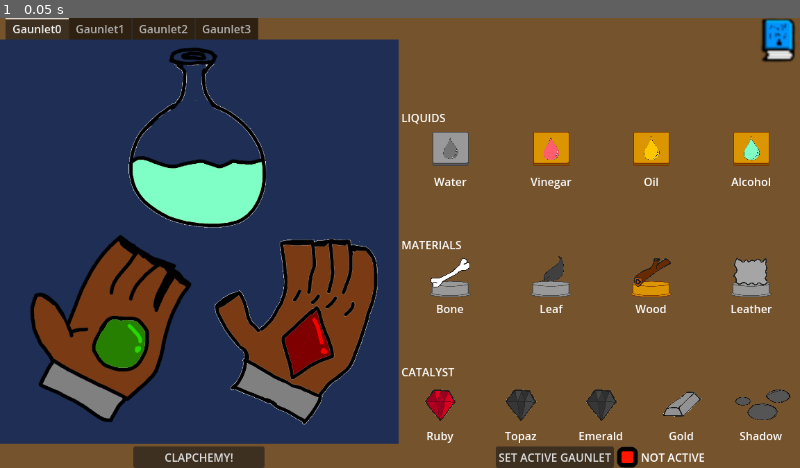
Above: before the commit, frame 1.
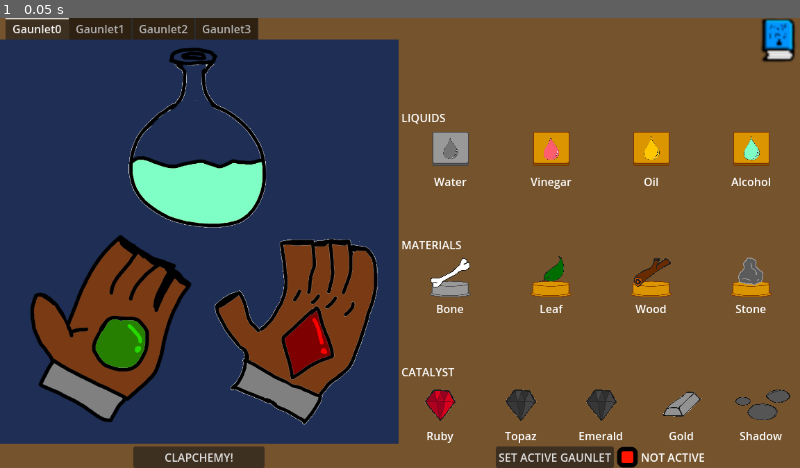
Above: after the commit, the same moment.

Repository: Gurkgamer/PirateSoftware_SummerJam_2024
Game: Godot game, scene res://Scenes/CanvasLayers/AlchemyMenu/alchemy_menu.tscn
The game is run twice, just before and just after one commit, with the same random seed, the same clock (stepped at 60 frames per second) and the same inputs. This scene is started directly instead of the project's main scene.
Inputs:
- Up to frame 1 (0.05 s): no input

The runs differ from the first frame. In frame 1, 0.6% of the frame differs, in the area x 66-97%, y 53-66%.
Error in both runs: Invalid access to property or key 'gaunlet_changed' on a base object of type 'null instance'. (res://Scripts/game_manager.gd:34)

Commit message:
Mas magias

Diff:
--- a/Scenes/AlchemySpells/FireBall/fire_ball.tscn
+++ b/Scenes/AlchemySpells/FireBall/fire_ball.tscn
@@ -7,7 +7,7 @@
 [sub_resource type="CircleShape2D" id="CircleShape2D_6mqkk"]
 radius = 42.107
 
-[node name="Fireball" type="Node2D"]
+[node name="Fireball" type="Node2D" groups=["AttackSpell"]]
 scale = Vector2(0.5, 0.5)
 script = ExtResource("1_kylgu")
 
--- /dev/null
+++ b/Scenes/AlchemySpells/Hardball/Scripts/hardball.gd
@@ -0,0 +1,52 @@
+extends CharacterBody2D
+
+var cooldown = 1.5
+var spell_direction : Vector2
+var ball_speed : float = 500.0
+const HARDBALL = preload("res://Scenes/AlchemySpells/Hardball/hardball.tscn")
+var family_tree := 0
+var player
+var damage = 4
+
+func initialize(p_player : CharacterBody2D, mouse_direction : Vector2) -> void:
+	spell_direction = mouse_direction
+	player = p_player
+	global_position = player.global_position + mouse_direction * 20
+
+# Called when the node enters the scene tree for the first time.
+func _ready() -> void:
+	damage = damage / (family_tree + 1)
+
+# Called every frame. 'delta' is the elapsed time since the previous frame.
+func _process(delta: float) -> void:
+	velocity = ball_speed * spell_direction
+	move_and_slide()
+
+
+func _on_area_2d_body_entered(body: Node2D) -> void:
+	if body.name== "Player": return
+
+	if body.is_in_group("Enemy"):
+		body.take_damage(damage)
+		queue_free()
+
+	if family_tree < 2 :
+		family_tree+=1
+		spell_direction = spell_direction.bounce(spell_direction.normalized())
+		var new_ball_1 : CharacterBody2D = HARDBALL.instantiate()
+		var new_ball_2 : CharacterBody2D = HARDBALL.instantiate()
+		#TODO -> Esto no vota 100% bien si la velocidad no es alta, mirar a ver si en el inicialize se puede hacer algo
+		var new_direction_positive = spell_direction.rotated(deg_to_rad(45))
+		var new_direction_negative = spell_direction.rotated(deg_to_rad(-45))
+		new_ball_1.initialize(self, new_direction_positive)
+		new_ball_2.initialize(self, new_direction_negative)
+		new_ball_1.set_family_value(family_tree)
+		new_ball_2.set_family_value(family_tree)
+		new_ball_1.scale = self.scale / 1.5
+		new_ball_2.scale = self.scale / 1.5
+		get_tree().root.add_child.call_deferred(new_ball_1)
+		get_tree().root.add_child.call_deferred(new_ball_2)
+	queue_free()
+
+func set_family_value(value : int) -> void:
+	family_tree = value
--- /dev/null
+++ b/Scenes/AlchemySpells/Hardball/hardball.tscn
@@ -0,0 +1,20 @@
+[gd_scene load_steps=4 format=3 uid="uid://iyemvmetnhjw"]
+
+[ext_resource type="Texture2D" uid="uid://c5lyo450csvf0" path="res://Scenes/AlchemySpells/Hardball/Images/hardball.png" id="1_cid3t"]
+[ext_resource type="Script" path="res://Scenes/AlchemySpells/Hardball/Scripts/hardball.gd" id="1_n0rrb"]
+
+[sub_resource type="CircleShape2D" id="CircleShape2D_ojrte"]
+radius = 13.0
+
+[node name="Hardball" type="CharacterBody2D" groups=["AttackSpell"]]
+script = ExtResource("1_n0rrb")
+
+[node name="Sprite2D" type="Sprite2D" parent="."]
+texture = ExtResource("1_cid3t")
+
+[node name="Area2D" type="Area2D" parent="."]
+
+[node name="CollisionShape2D" type="CollisionShape2D" parent="Area2D"]
+shape = SubResource("CircleShape2D_ojrte")
+
+[connection signal="body_entered" from="Area2D" to="." method="_on_area_2d_body_entered"]
--- /dev/null
+++ b/Scenes/AlchemySpells/Healthstem/Scripts/healthstem.gd
@@ -0,0 +1,27 @@
+extends Node2D
+
+var player
+var cooldown = 12
+@onready var healing_timer: Timer = %HealingTimer
+
+func _ready()->void:
+	%DieTimer.start()
+
+func initialize(p_player : CharacterBody2D, mouse_direction : Vector2):
+	global_position = p_player.global_position
+	player = p_player
+
+func _on_area_2d_body_entered(body: Node2D) -> void:
+	if body.name == "Player" and %HealingTimer.is_stopped():
+		%HealingTimer.start()
+
+func _on_healing_timer_timeout() -> void:
+	player.take_health(10)
+
+func _on_die_timer_timeout() -> void:
+	%HealingTimer.stop()
+	queue_free()
+
+func _on_area_2d_body_exited(body: Node2D) -> void:
+	if healing_timer:
+		healing_timer.stop()
--- /dev/null
+++ b/Scenes/AlchemySpells/Healthstem/healthstem.tscn
@@ -0,0 +1,54 @@
+[gd_scene load_steps=7 format=3 uid="uid://qouj7jvsqxlx"]
+
+[ext_resource type="Texture2D" uid="uid://dmb82aek2p80i" path="res://Scenes/AlchemySpells/Healthstem/Images/healthstem_zone.png" id="1_3apxb"]
+[ext_resource type="Script" path="res://Scenes/AlchemySpells/Healthstem/Scripts/healthstem.gd" id="1_kvhja"]
+[ext_resource type="Texture2D" uid="uid://d31wi132yi7wa" path="res://Scenes/AlchemySpells/Healthstem/Images/healthstem.png" id="2_0pp15"]
+[ext_resource type="Texture2D" uid="uid://s81fxvkc8adb" path="res://Scenes/AlchemySpells/Healthstem/Images/health_particle.png" id="3_0oal2"]
+
+[sub_resource type="Gradient" id="Gradient_f1jp6"]
+offsets = PackedFloat32Array(0, 0.354571, 1)
+colors = PackedColorArray(1, 1, 1, 1, 1, 1, 1, 1, 0, 0, 0, 0)
+
+[sub_resource type="CapsuleShape2D" id="CapsuleShape2D_cydgm"]
+radius = 13.9999
+height = 130.006
+
+[node name="Healthstem" type="Node2D"]
+script = ExtResource("1_kvhja")
+
+[node name="Sprite2D2" type="Sprite2D" parent="."]
+position = Vector2(0, 5)
+texture = ExtResource("1_3apxb")
+
+[node name="Sprite2D" type="Sprite2D" parent="."]
+texture = ExtResource("2_0pp15")
+
+[node name="CPUParticles2D" type="CPUParticles2D" parent="."]
+position = Vector2(2, 27)
+amount = 2
+texture = ExtResource("3_0oal2")
+emission_shape = 3
+emission_rect_extents = Vector2(66.815, 0)
+gravity = Vector2(0, -100)
+scale_amount_min = 0.2
+scale_amount_max = 0.5
+color_ramp = SubResource("Gradient_f1jp6")
+
+[node name="Area2D" type="Area2D" parent="."]
+
+[node name="CollisionShape2D" type="CollisionShape2D" parent="Area2D"]
+position = Vector2(0, 23)
+rotation = 1.56734
+shape = SubResource("CapsuleShape2D_cydgm")
+
+[node name="DieTimer" type="Timer" parent="."]
+unique_name_in_owner = true
+wait_time = 5.0
+
+[node name="HealingTimer" type="Timer" parent="."]
+unique_name_in_owner = true
+
+[connection signal="body_entered" from="Area2D" to="." method="_on_area_2d_body_entered"]
+[connection signal="body_exited" from="Area2D" to="." method="_on_area_2d_body_exited"]
+[connection signal="timeout" from="DieTimer" to="." method="_on_die_timer_timeout"]
+[connection signal="timeout" from="HealingTimer" to="." method="_on_healing_timer_timeout"]
--- a/Scenes/CanvasLayers/AlchemyMenu/Scripts/alchemy_menu.gd
+++ b/Scenes/CanvasLayers/AlchemyMenu/Scripts/alchemy_menu.gd
@@ -20,9 +20,9 @@
 	"oil" : true,
 	"alcohol" : true,
 	"bone" : false,
-	"leaf" : false,
+	"leaf" : true,
 	"wood" : true,
-	"leather" : false,
+	"leather" : true,
 	"ruby" : true,
 	"topaz" : false,
 	"emerald" : false,
@@ -340,9 +340,7 @@
 	tween.tween_property(formula_notebook, "global_position:x", viewport_size.x / 2 ,0.1)
 
 func _on_return_from_notebook_entries():
-	#FIXME -> Al cerrar el menu de alquimia, este se queda en pantalla a mitad de camino. mirar causa ya arreglar
 	var viewport_size = get_viewport().get_visible_rect().size
-	#formula_notebook.global_position.x = viewport_size.x
 	var tween = create_tween()
 	tween.tween_property(formula_notebook, "global_position:x", viewport_size.x, 0.1)
 	return tween
--- a/Scenes/CanvasLayers/AlchemyMenu/alchemy_menu.tscn
+++ b/Scenes/CanvasLayers/AlchemyMenu/alchemy_menu.tscn
@@ -523,7 +523,7 @@
 
 [node name="LeatherLabel" type="Label" parent="HBoxContainer/AlchemyContainer/SolidContainer"]
 layout_mode = 2
-text = "Leather"
+text = "Stone"
 horizontal_alignment = 1
 
 [node name="CatalystLabel" type="Label" parent="HBoxContainer/AlchemyContainer"]
--- a/Scenes/Enemies/Tree/Scripts/tree.gd
+++ b/Scenes/Enemies/Tree/Scripts/tree.gd
@@ -3,11 +3,8 @@
 const LEAFS = preload("res://Scenes/Enemies/Tree/leafs.tscn")
 
 func _on_area_2d_body_entered(body: Node2D) -> void:
-	print("hello " + body.name)
 	if body.name == "Fireball":
 		queue_free()
-		#TODO -> Drop de hoja
-
 
 func _on_area_2d_area_entered(area: Area2D) -> void:
 	if area.name == "Fireball":
--- a/Scenes/Player/Scripts/player.gd
+++ b/Scenes/Player/Scripts/player.gd
@@ -5,7 +5,12 @@
 @onready var body_sprite: AnimatedSprite2D = %BodySprite
 @onready var hand_sprite: AnimatedSprite2D = $HandSprite
 
-var health : int = 100
+var health : int = 100 :
+	get:
+		return health
+	set (value):
+		health = clamp(value, 0, 100)
+		health_change.emit(health)
 const SPEED = 300.0
 var spell_scene : PackedScene
 var knockback_strength : float = 10
@@ -64,10 +69,13 @@
 func set_spell(spell : PackedScene) -> void:
 	spell_scene = spell
 
+func take_health(quantity : int) -> void:
+	print("Healing")
+	health += quantity
+
 func take_damage(quantity : int, reason) -> void:
 	if !shield_up :
 		health -= quantity
-		health_change.emit(health)
 	knockback(reason)
 
 func knockback(body_hit) -> void:
--- a/Scripts/game_manager.gd
+++ b/Scripts/game_manager.gd
@@ -143,14 +143,14 @@
 	Vector3(3,0,0): "Unassigned300",
 	Vector3(0,1,0): "Unassigned010",
 	Vector3(1,1,0): "Unassigned110",
-	Vector3(2,1,0): "Unassigned210", # Arbol que cura
+	Vector3(2,1,0): {"name" : "Healthstem", "scene":preload("res://Scenes/AlchemySpells/Healthstem/healthstem.tscn"), "icon": preload("res://Scenes/AlchemySpells/Healthstem/Images/healthstem_icon.png")}, # Arbol que cura
 	Vector3(3,1,0): {"name": "Ivystream", "scene":preload("res://Scenes/AlchemySpells/Ivystream/ivystream.tscn"), "icon": preload("res://Scenes/AlchemySpells/Ivystream/Images/ivystream_icon.png")},
 	Vector3(0,2,0): "Unassigned020", # Vapor - FieldSkill - Steam like puzzles?
 	Vector3(1,2,0): {"name":"Fireshield", "scene":preload("res://Scenes/AlchemySpells/Fireshield/fireshield.tscn"), "icon":preload("res://Scenes/AlchemySpells/Fireshield/Images/fireshield_icon.png")}, # FireShield - Defensive - Fire attack protection
 	Vector3(2,2,0): {"name": "Bonfire", "scene" : preload("res://Scenes/AlchemySpells/BonFire/bonfire.tscn"), "icon" : preload("res://Scenes/AlchemySpells/BonFire/Images/bonfire_icon.png")}, # FieldSkill - Increases level brigthness
 	Vector3(3,2,0): {"name": "Fireball", "scene" : preload("res://Scenes/AlchemySpells/FireBall/fire_ball.tscn"), "icon" : preload("res://Scenes/AlchemySpells/FireBall/Images/fireball_icon.png")}, # Offensive
 	Vector3(0,3,0): "Unassigned030",
-	Vector3(1,3,0): "Unassigned130",
+	Vector3(1,3,0): {"name":"Hardball", "scene":preload("res://Scenes/AlchemySpells/Hardball/hardball.tscn"), "icon":preload("res://Scenes/AlchemySpells/Hardball/Images/hardball_icon.png")}, #HardBall
 	Vector3(2,3,0): "Unassigned230",
 	Vector3(3,3,0): "Unassigned330",
 	# X-X-1 -> Topaz
--- a/project.godot
+++ b/project.godot
@@ -49,6 +49,7 @@
 BonFire=""
 Shadow=""
 Enemy=""
+AttackSpell=""
 
 [input]
 
Binary file removed: NVIDIA_Overlay_IKDcvsQpkT.png
Binary file added: Scenes/AlchemySpells/Hardball/Images/hardball.png
Not shown, changed: Scenes/AlchemySpells/Hardball/Images/hardball.png.import
Binary file added: Scenes/AlchemySpells/Hardball/Images/hardball_icon.png
Not shown, added: Scenes/AlchemySpells/Hardball/Images/hardball_icon.png.import
Binary file added: Scenes/AlchemySpells/Healthstem/Images/health_particle.png
Not shown, added: Scenes/AlchemySpells/Healthstem/Images/health_particle.png.import
Binary file added: Scenes/AlchemySpells/Healthstem/Images/healthstem.png
Not shown, added: Scenes/AlchemySpells/Healthstem/Images/healthstem.png.import
Binary file added: Scenes/AlchemySpells/Healthstem/Images/healthstem_icon.png
Not shown, added: Scenes/AlchemySpells/Healthstem/Images/healthstem_icon.png.import
Binary file added: Scenes/AlchemySpells/Healthstem/Images/healthstem_zone.png
(and 5 more such lines)
